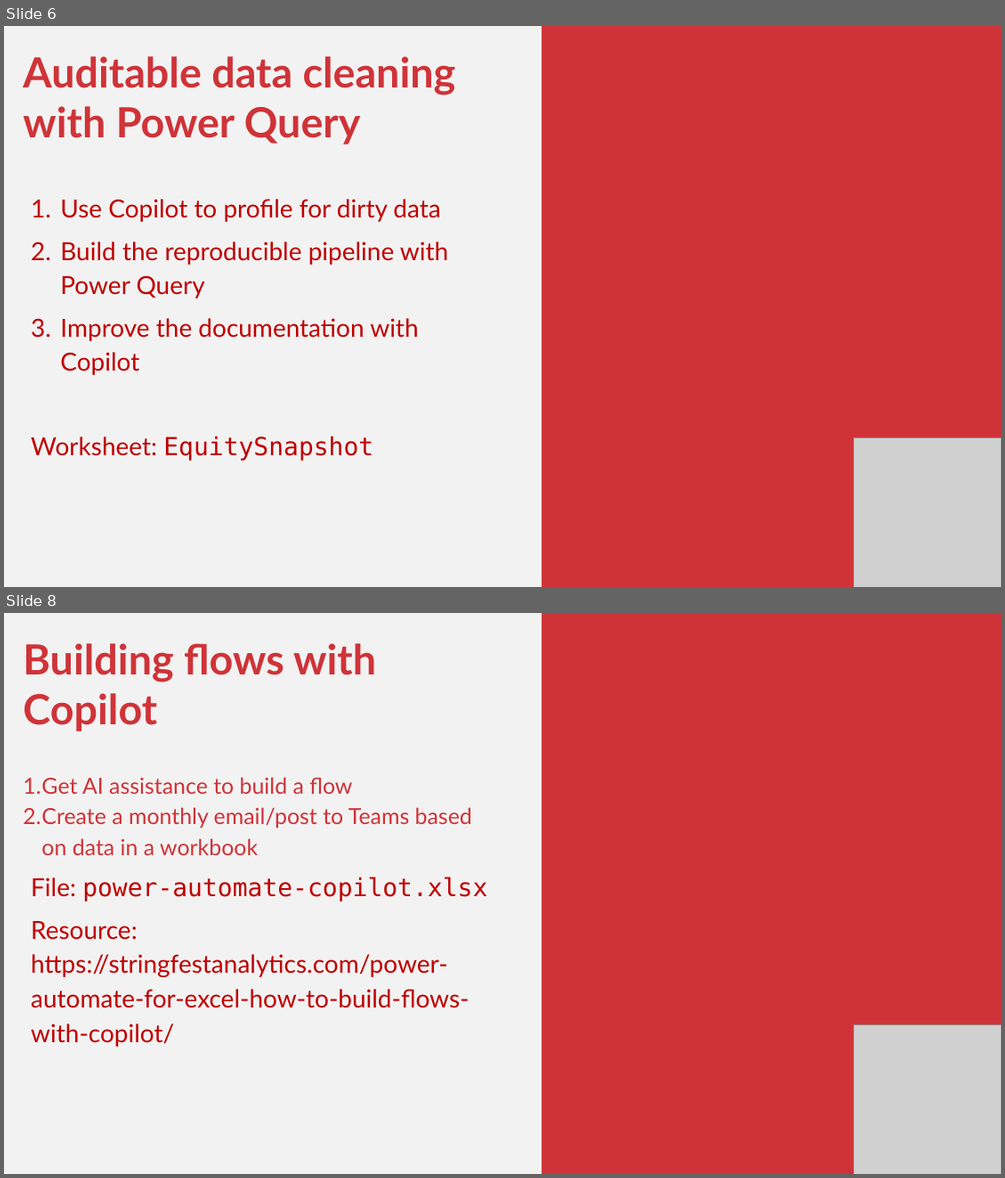
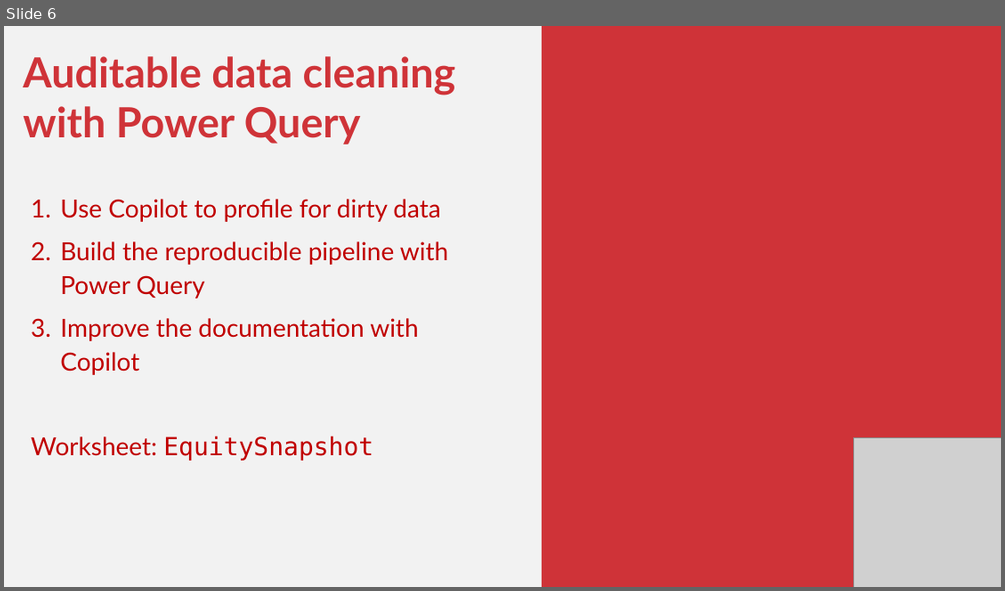
Before and after one commit to stringfestdata/ai-excel-financial-modelers-fmi, a slide deck: ai-financial-modeling-fmi.pptx. Shown one above the other, each under a label of ours: slides 6 and 8 before the commit, slide 6 after it; the slides between them are not shown. The pictures are 1005x1178 and 1005x591 pixels, drawn with LibreOffice and Linux fonts; fonts in the diff are those of the drawing; grey boxes stand for pictures. Boxes give left, top, right and bottom in pixels: in the first picture for what was removed or moved away, otherwise in the second. Text is boxed around its words. In the diff, an @@ line names an element or a change of style, - is before the commit and + after.

```diff
--- a/ai-financial-modeling-fmi.pptx
+++ b/ai-financial-modeling-fmi.pptx
@@ slide 8 removed at box(4, 613, 1001, 1174), background #F2F2F2 @@
@@ rectangle removed at box(542, 613, 1001, 1174) @@
@@ text removed at box(23, 643, 487, 1008) @@
-Building flows with Copilot
-1. Get AI assistance to build a flow
-2. Create a monthly email/post to Teams based on data in a workbook
-File: power-automate-copilot.xlsx
-Resource: https://stringfestanalytics.com/power-automate-for-excel-how-to-build-flows-with-copilot/
@@ picture removed at box(853, 1024, 1001, 1174) @@
```
Also in this commit, not shown: 5 slides added, 1 other slide removed, 5 other files.
